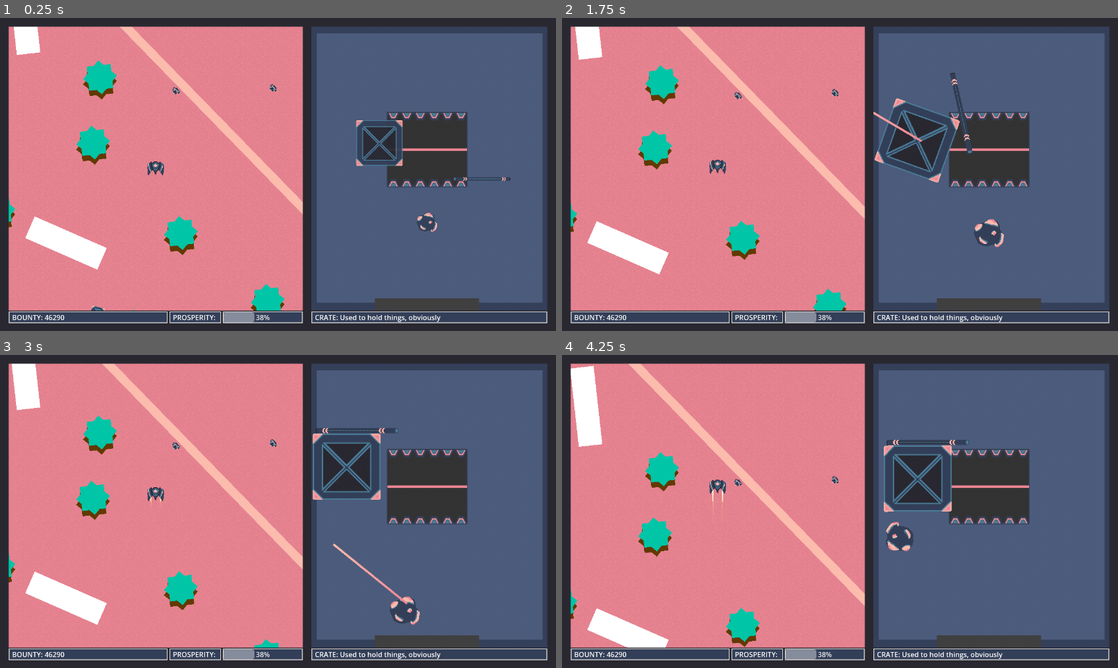
Above: before the commit, frames 1-4 (two rows, left to right).
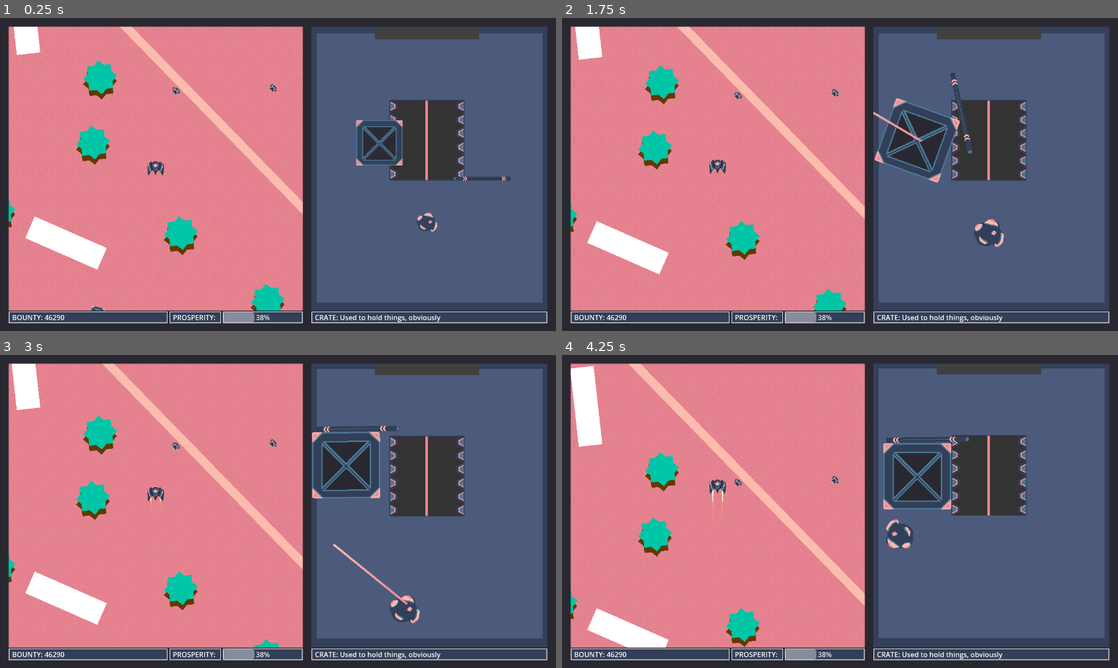
Above: after the commit, the same moments.

Repository: AstralStew/ProjectThornbury
Game: Godot game, scene res://Scenes/level.tscn
The game is run twice, just before and just after one commit, with the same random seed, the same clock (stepped at 60 frames per second) and the same inputs.
Inputs (mouse positions are in pixels of both pictures, inside the frame that each line leads up to):
- Up to frame 1 (0.25 s): no input
- Up to frame 2 (1.75 s): drag from (990, 168) to (834, 89) at 0.52 s; drag from (923, 146) to (834, 89) at 1.27 s
- Up to frame 3 (3 s): move the mouse to (389, 436) at 2.02 s; hold D (MoveRight) 2.03-2.75 s; hold Shift (Boost) 2.03-2.75 s; click (389, 436) at 2.17 s; drag from (411, 596) to (177, 439) at 2.77 s
- Up to frame 4 (4.25 s): move the mouse to (1006, 558) at 3.52 s; hold A (MoveLeft) from 3.53 s (still down); hold Shift (Boost) from 3.53 s (still down)

The runs differ from the first frame. In frame 1, 3.2% of the frame differs, in the area x 64-92%, y 2-94%; in frame 2, 3.2%; in frame 3, 4.6%; in frame 4, 4.7%, in the area x 57-98%, y 2-94%.

Commit message:
Balance pass

Diff:
--- a/Scenes/InventoryPrefabs/inventory.tscn
+++ b/Scenes/InventoryPrefabs/inventory.tscn
@@ -8,7 +8,6 @@
 [ext_resource type="PackedScene" uid="uid://be2frk3ryyebk" path="res://Scenes/InventoryPrefabs/item_pipe.tscn" id="4_aco8w"]
 [ext_resource type="Script" uid="uid://dw1ch6u6ctwe8" path="res://Scripts/damage_texture.gd" id="5_aco8w"]
 [ext_resource type="Texture2D" uid="uid://c8uceqq350won" path="res://Assets/Images/Hanger/HangerDoor_Frame.png" id="7_toeaj"]
-[ext_resource type="Texture2D" uid="uid://bs8wppq8ctccy" path="res://Assets/Images/Ships/Ships_Sheet.png" id="8_2ju8y"]
 [ext_resource type="Script" uid="uid://ba0ppdfg70y3g" path="res://Scripts/HangerCamera.gd" id="10_v7qpt"]
 
 [sub_resource type="Gradient" id="Gradient_v7qpt"]
@@ -137,9 +136,9 @@
 anchor_right = 1.0
 anchor_bottom = 1.0
 offset_left = -120.0
-offset_top = 619.0
+offset_top = -17.0
 offset_right = 120.0
-offset_bottom = 659.0
+offset_bottom = 23.0
 grow_horizontal = 2
 grow_vertical = 2
 mouse_filter = 2
@@ -162,8 +161,8 @@
 script = ExtResource("5_aco8w")
 
 [node name="Chute" type="Area2D" parent="SubViewportContainer/SubViewport/BackgroundElements" unique_id=1174495063]
-position = Vector2(0, 211)
-rotation = 3.1415927
+position = Vector2(0, 180)
+rotation = 4.712389
 collision_layer = 1024
 collision_mask = 256
 monitorable = false
@@ -171,11 +170,11 @@
 script = ExtResource("3_k1vlg")
 
 [node name="CollisionShape2D" type="CollisionShape2D" parent="SubViewportContainer/SubViewport/BackgroundElements/Chute" unique_id=1113201749]
-position = Vector2(0, -65.5)
+position = Vector2(-74.99999, -0.49999237)
 shape = SubResource("RectangleShape2D_0n8tc")
 
 [node name="HangerDoorFrame" type="Sprite2D" parent="SubViewportContainer/SubViewport/BackgroundElements/Chute" unique_id=1122355408]
-position = Vector2(-1.2239188e-05, -109)
+position = Vector2(-75.00001, -43.999992)
 texture = ExtResource("7_toeaj")
 
 [node name="Outside" type="ColorRect" parent="SubViewportContainer/SubViewport/BackgroundElements/Chute/HangerDoorFrame" unique_id=2032913877]
@@ -211,7 +210,7 @@
 color = Color(0.2, 0.2, 0.2, 1)
 
 [node name="HangerDoorFrame2" type="Sprite2D" parent="SubViewportContainer/SubViewport/BackgroundElements/Chute" unique_id=984879146]
-position = Vector2(-4.6334067e-06, -22)
+position = Vector2(-75, 43.000008)
 rotation = -3.1415927
 texture = ExtResource("7_toeaj")
 
@@ -247,24 +246,14 @@
 mouse_filter = 2
 color = Color(0.2, 0.2, 0.2, 1)
 
-[node name="ShipsSheet" type="Sprite2D" parent="SubViewportContainer/SubViewport/BackgroundElements/Chute" unique_id=2076729597]
-visible = false
-modulate = Color(1, 1, 1, 0.16078432)
-texture_filter = 1
-position = Vector2(-3, 165)
-scale = Vector2(25.984552, 25.984552)
-texture = ExtResource("8_2ju8y")
-region_enabled = true
-region_rect = Rect2(90, 5, 40, 33)
-
 [node name="Outside2" type="ColorRect" parent="SubViewportContainer/SubViewport/BackgroundElements/Chute" unique_id=21236288]
 anchors_preset = 15
 anchor_right = 1.0
 anchor_bottom = 1.0
-offset_left = -92.0
-offset_top = -69.0
-offset_right = 91.0
-offset_bottom = -63.0
+offset_left = -167.0
+offset_top = -3.9999924
+offset_right = 16.0
+offset_bottom = 2.0000076
 grow_horizontal = 2
 grow_vertical = 2
 pivot_offset_ratio = Vector2(0.5, 0.5)
@@ -346,8 +335,7 @@
 script = ExtResource("10_v7qpt")
 
 [node name="Noise" type="TextureRect" parent="SubViewportContainer/SubViewport/Camera2D" unique_id=742442821]
-modulate = Color(1, 1, 1, 0.1254902)
-self_modulate = Color(1, 1, 1, 0.06666667)
+modulate = Color(1, 1, 1, 0)
 anchors_preset = 15
 anchor_right = 1.0
 anchor_bottom = 1.0
@@ -359,7 +347,9 @@
 grow_vertical = 2
 texture = SubResource("NoiseTexture2D_v7qpt")
 stretch_mode = 1
-script = ExtResource("5_aco8w")
+
+[node name="Node2D" type="Node2D" parent="SubViewportContainer/SubViewport" unique_id=923990642]
+position = Vector2(263, 0)
 
 [connection signal="body_entered" from="SubViewportContainer/SubViewport/BackgroundElements/Chute" to="SubViewportContainer/SubViewport/BackgroundElements/Chute" method="_on_body_entered"]
 [connection signal="input_event" from="SubViewportContainer/SubViewport/BootArea" to="SubViewportContainer/SubViewport/BootArea" method="_on_input_event"]
--- a/Scenes/OutsidePrefabs/outside.tscn
+++ b/Scenes/OutsidePrefabs/outside.tscn
@@ -16,8 +16,8 @@
 colors = PackedColorArray(1, 1, 0, 0, 1, 1, 1, 1)
 
 [sub_resource type="CapsuleShape2D" id="CapsuleShape2D_tumq0"]
-radius = 9.0
-height = 36.0
+radius = 5.0
+height = 32.0
 
 [node name="OutsideManager" type="MarginContainer" unique_id=1854772268]
 process_mode = 1
@@ -90,7 +90,7 @@
 number_of_points = 10
 
 [node name="CollisionShape2D" type="CollisionShape2D" parent="SubViewportContainer/SubViewport/Ship" unique_id=470645661]
-position = Vector2(0, -3)
+position = Vector2(0, -4)
 rotation = 1.5707964
 shape = SubResource("CapsuleShape2D_tumq0")
 
--- a/Scripts/HangerCamera.gd
+++ b/Scripts/HangerCamera.gd
@@ -2,9 +2,23 @@
 
 @export var tilt_strength := 30
 
+func _ready() -> void:
+	GLOBALS.on_health_changed().connect(jolt)
 
 # Called every frame. 'delta' is the elapsed time since the previous frame.
 func _physics_process(delta: float) -> void:
-	rotation = lerp_angle(rotation,-Ship.instance.speed.x * .001, 0.5 * delta)
+	offset = lerp(offset,Vector2(-Ship.instance.speed.x * 0.25,Ship.instance.acceleration.y * 5),delta)
+	rotation = lerp_angle(rotation,-Ship.instance.acceleration.x * 0.025, 0.5 * delta)
 	$Noise.flip_h = randi() % 2
 	$Noise.flip_v = randi() % 2
+
+
+var _tween:Tween = null
+func jolt() -> void:
+	#if _tween: _tween.kill()
+	#_tween = create_tween().set_trans(Tween.TRANS_SPRING)
+	#_tween.tween_property($Noise, "modulate", Color(1.0, 1.0, 1.0, 0.42), 0.5)
+	$Noise.modulate = Color(1.0, 1.0, 1.0, 0.42)
+	await get_tree().create_timer(0.5,true,false,true).timeout
+	#$Noise.modulate = Color(1.0, 1.0, 1.0, 0.125)
+	$Noise.modulate = Color.WHITE.lerp(Color.TRANSPARENT,remap(GLOBALS.proportional_health,0,1,0.69,1))
--- a/Scripts/InventoryManager.gd
+++ b/Scripts/InventoryManager.gd
@@ -13,6 +13,7 @@
 
 @export var drag_force : float = 2.5
 @export var release_force : float = 0.5
+@export_range(0,1) var chance_to_open_chute_on_damage : float = 0.5
 
 var _active_debug_line : Line2D = null
 
@@ -23,12 +24,15 @@
 	chute_open = false
 
 	GLOBALS.on_health_changed().connect(cancel_dragging)
+	GLOBALS.on_health_changed().connect(maybe_open_chute)
+
+
+func maybe_open_chute() -> void:
+	if randf() < chance_to_open_chute_on_damage: chute_open = true
 
 
 func _physics_process(delta: float) -> void:
-	if !Ship.instance.has_control:
-		chute_open = true
-	else:
+	if Ship.instance.has_control:
 		chute_open = Input.is_action_pressed("OpenChute")
 
 static func add_item(_type:ItemType) -> void:
--- a/Scripts/UIManager.gd
+++ b/Scripts/UIManager.gd
@@ -64,7 +64,7 @@
 	"wow okay :(",
 	1
 	)
-	await get_tree().create_timer(0.35,true,false,true).timeout
+	await get_tree().create_timer(0.25,true,false,true).timeout
 	await start_time(1)
 
 func dead() -> void:
